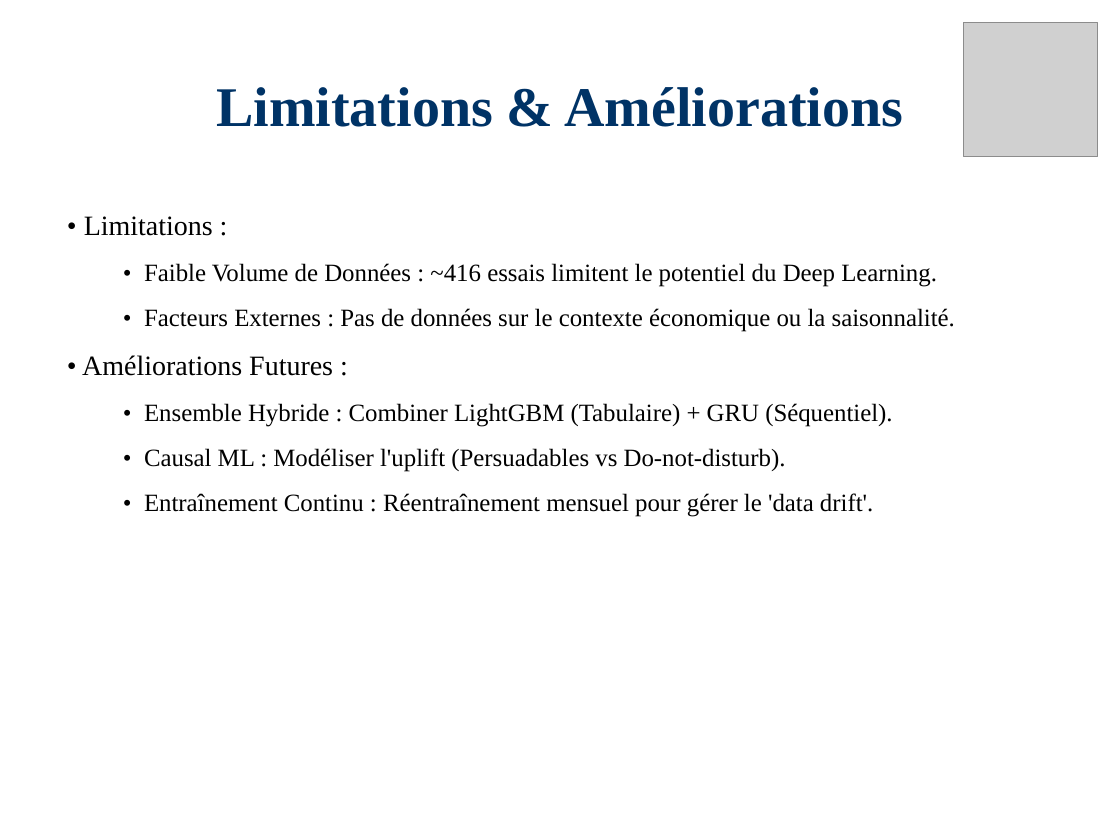
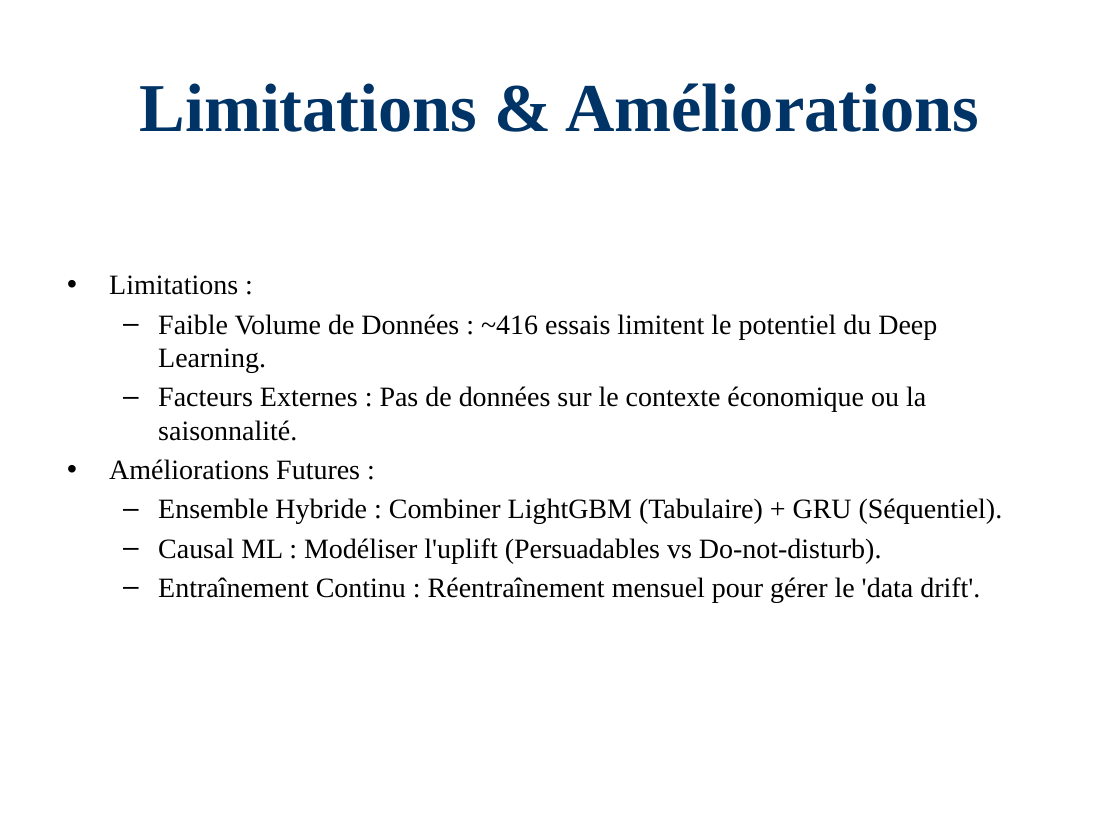
Before and after one commit to Paulino-Cristovao/churn_predictions, a slide deck: slide 9 of Presentations_Resultats_Projet.pptx. Drawn at 1120x840 pixels with LibreOffice and Linux fonts; fonts in the diff are those of the drawing; grey boxes stand for pictures. Boxes give left, top, right and bottom in pixels: in the first picture for what was removed or moved away, otherwise in the second. Text is boxed around its words. In the diff, an @@ line names an element or a change of style, - is before the commit and + after.

```diff
--- a/Presentations_Resultats_Projet.pptx
+++ b/Presentations_Resultats_Projet.pptx
@@ picture removed at <box>963,22,1098,157</box> @@
@@ title "Limitations & Améliorations" at <box>139,83,979,132</box>: size 36 to 44 pt @@
@@ text at <box>109,275,1003,602</box>: text changed; size 16 to 18 pt @@
-• Limitations :
-  • Faible Volume de Données : ~416 essais limitent le potentiel du Deep Learning.
-  • Facteurs Externes : Pas de données sur le contexte économique ou la saisonnalité.
-• Améliorations Futures :
-  • Ensemble Hybride : Combiner LightGBM (Tabulaire) + GRU (Séquentiel).
-  • Causal ML : Modéliser l'uplift (Persuadables vs Do-not-disturb).
-  • Entraînement Continu : Réentraînement mensuel pour gérer le 'data drift'.
+• Limitations :
+  – Faible Volume de Données : ~416 essais limitent le potentiel du Deep Learning.
+  – Facteurs Externes : Pas de données sur le contexte économique ou la saisonnalité.
+• Améliorations Futures :
+  – Ensemble Hybride : Combiner LightGBM (Tabulaire) + GRU (Séquentiel).
+  – Causal ML : Modéliser l'uplift (Persuadables vs Do-not-disturb).
+  – Entraînement Continu : Réentraînement mensuel pour gérer le 'data drift'.
```
Also in this commit, not shown: 8 other slides changed, 1 other file.
